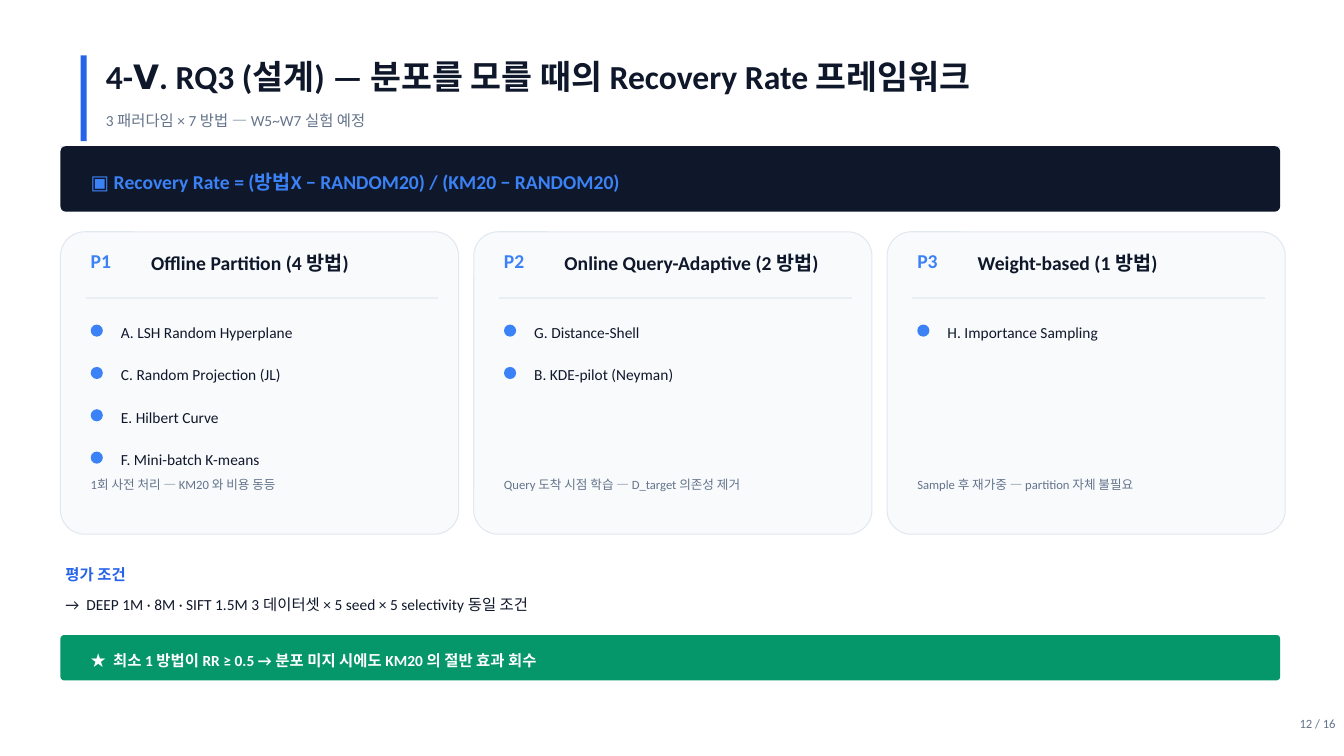
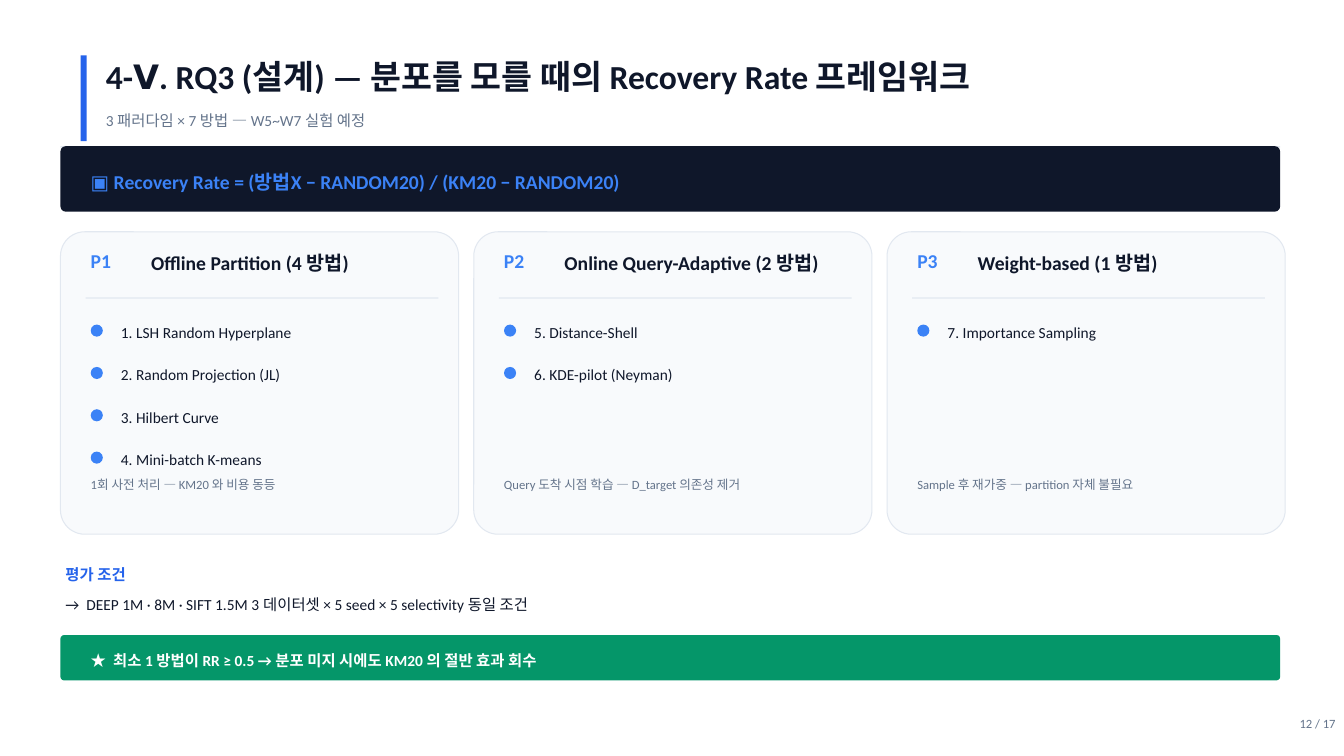
Before and after one commit to johyunbin/Capstone, a slide deck: slide 12 of submission/_drafts/속도는벡터_중간발표.pptx. Drawn at 1344x756 pixels with LibreOffice and Linux fonts; fonts in the diff are those of the drawing. Boxes give left, top, right and bottom in pixels: in the first picture for what was removed or moved away, otherwise in the second. Text is boxed around its words. In the diff, an @@ line names an element or a change of style, - is before the commit and + after.

```diff
--- a/submission/_drafts/속도는벡터_중간발표.pptx
+++ b/submission/_drafts/속도는벡터_중간발표.pptx
@@ text at [121, 327, 292, 341]: text changed @@
-A. LSH Random Hyperplane
+1. LSH Random Hyperplane
@@ text at [534, 327, 637, 338]: text changed @@
-G. Distance-Shell
+5. Distance-Shell
@@ text at [947, 327, 1096, 341]: text changed @@
-H. Importance Sampling
+7. Importance Sampling
@@ text at [121, 369, 280, 383]: text changed @@
-C. Random Projection (JL)
+2. Random Projection (JL)
@@ text at [534, 369, 673, 383]: text changed @@
-B. KDE-pilot (Neyman)
+6. KDE-pilot (Neyman)
@@ text at [121, 412, 219, 423]: text changed @@
-E. Hilbert Curve
+3. Hilbert Curve
@@ text at [121, 454, 262, 465]: text changed @@
-F. Mini-batch K-means
+4. Mini-batch K-means
@@ text at [1300, 720, 1336, 728]: text changed @@
-12 / 16
+12 / 17
```
Also in this commit, not shown: 13 other slides changed, 1 slide added, 8 other files.
